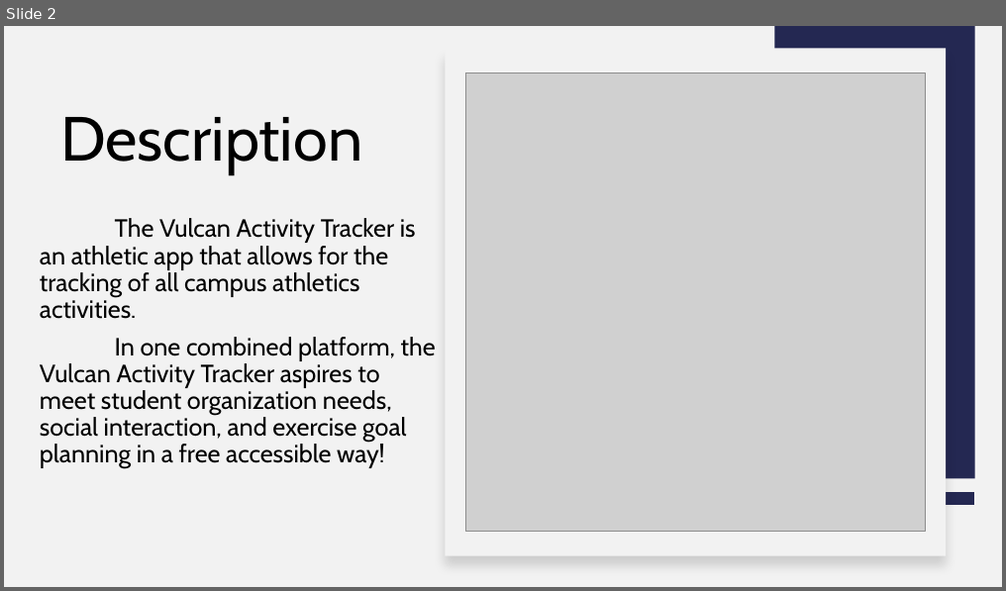
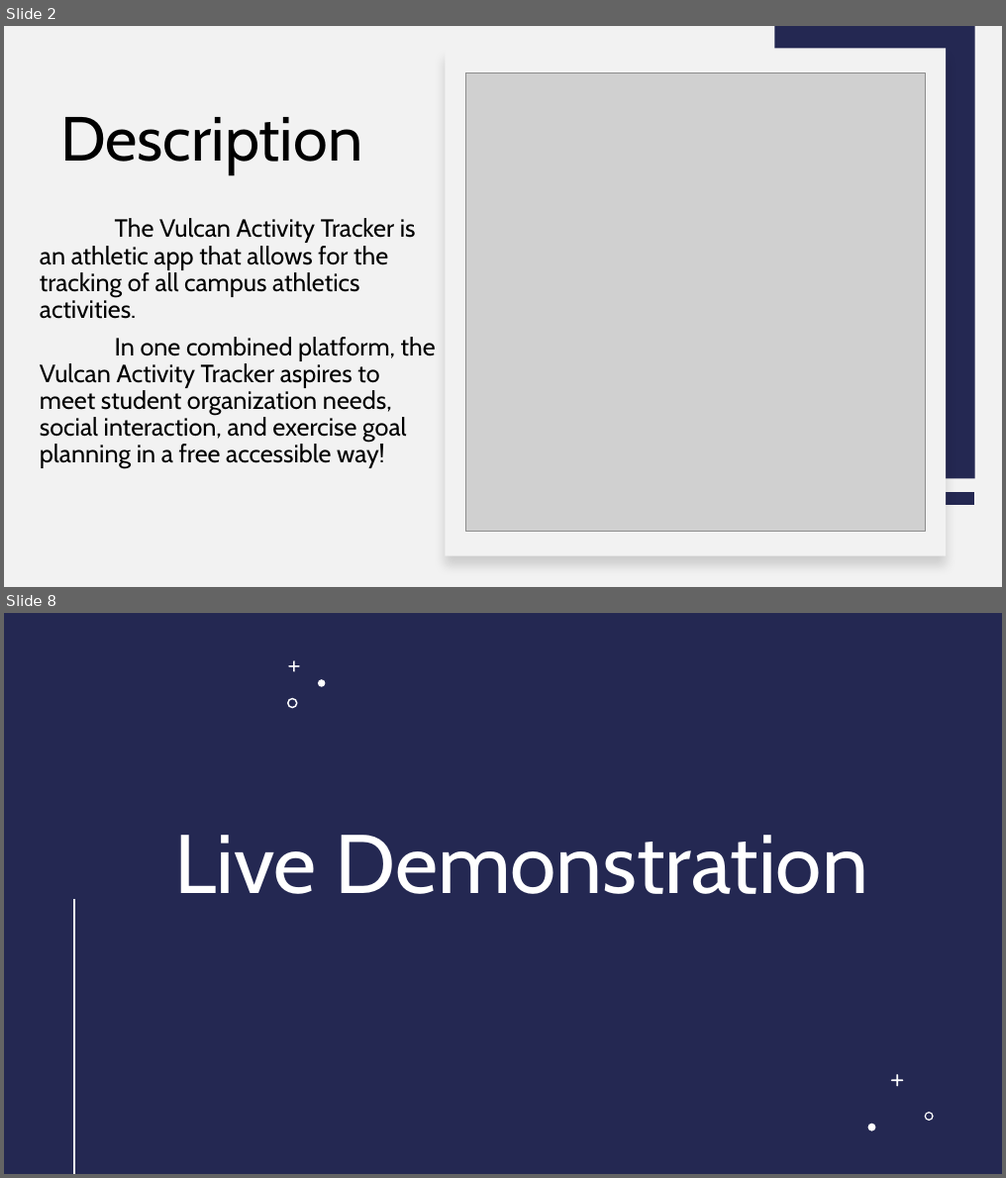
Before and after one commit to jjdeuce06/VulcanActivityTracker, a slide deck: Documentation/FinalPresentation/VulcanActivityTracker-Group2.pptx. Shown one above the other, each under a label of ours: slide 2 before the commit, slides 2 and 8 after it; the slides between them are not shown. The pictures are 1006x591 and 1006x1178 pixels, drawn with LibreOffice and Linux fonts; fonts in the diff are those of the drawing; grey boxes stand for pictures. Boxes give left, top, right and bottom in pixels: in the first picture for what was removed or moved away, otherwise in the second. Text is boxed around its words. In the diff, an @@ line names an element or a change of style, - is before the commit and + after.

```diff
--- a/Documentation/FinalPresentation/VulcanActivityTracker-Group2.pptx
+++ b/Documentation/FinalPresentation/VulcanActivityTracker-Group2.pptx
@@ slide 8 added at <box>4,613,1002,1174</box>, background #F2F2F2 @@
@@ rectangle added at <box>4,613,1002,1174</box>, fill #242852 @@
@@ freeform shape added at <box>288,661,300,672</box>, fill #FFFFFF @@
@@ freeform shape added at <box>287,697,297,708</box>, fill #FFFFFF @@
@@ freeform shape added at <box>318,679,325,687</box>, fill #FFFFFF @@
@@ title added at <box>174,835,869,894</box>, 80 pt, text #FFFFFF @@
+Live Demonstration
@@ line added from (74, 900) to (74, 1173), #FFFFFF 2 pt @@
@@ freeform shape added at <box>891,1074,904,1087</box>, fill #FFFFFF @@
@@ freeform shape added at <box>925,1112,934,1121</box>, fill #FFFFFF @@
@@ freeform shape added at <box>868,1124,875,1131</box>, fill #FFFFFF @@
```
Also in this commit, not shown: 5 slides changed, 1 other slide added, 2 slides removed, 1 other file.
